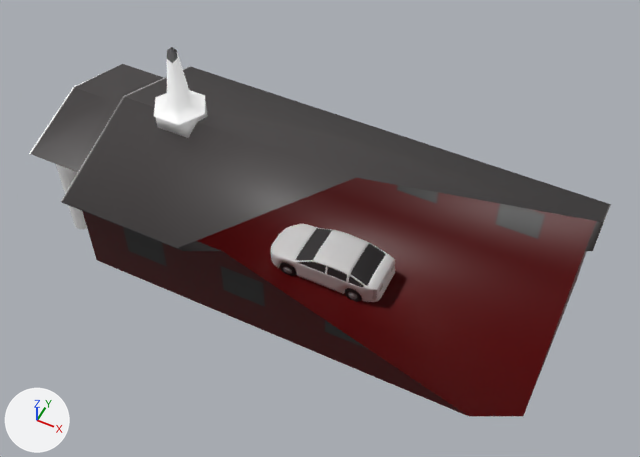
One commit to the FBX model Assets/Prototype/Models/Buildings/Church.fbx: the scene before it, then after it.
Before and after are seen from a camera (50 mm lens) standing at (38.4, -81.9, 111.2) and looking at (-0.4, -4.3, 14.3). The axes (+X, +Y, +Z) are drawn at lower left. The lights are the same throughout. Everything nearer to the camera than a plane just in front of the edit is cut away.
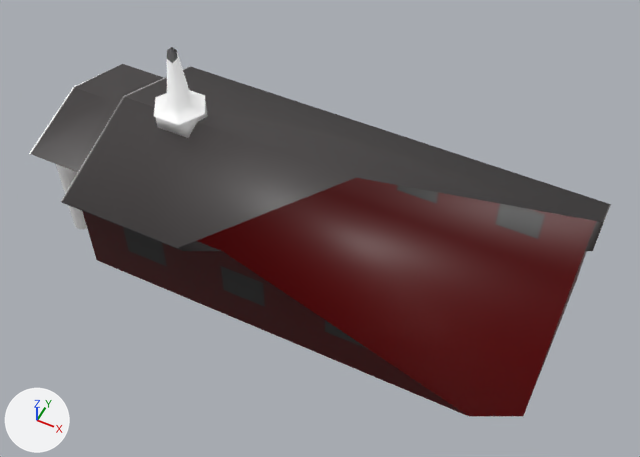
Pixel boxes (x1, y1, x2, y2) of what changed, in the pictures (640 x 457 px):
```json
{"object": "Cube.001", "change": "deleted", "before": [270, 224, 395, 302], "faces in mat_base (picture img_sedan_1_base_t_png)": [271, 224, 395, 302], "faces in mat_windows (picture img_sedan_1_windows_t_png)": [296, 228, 386, 287], "faces in mat_tire (picture img_wheel_t_png)": [280, 262, 362, 302]}
```

The change, as JSON lines over the scene's bpy script:
```json
{"op": "remove", "block": "ob_cube_001", "code": ["ob_cube_001 = bpy.data.objects.new('Cube.001', me_cube_002)", "ob_cube_001.location = (0.0, 0.0, 0.0)"]}
```
